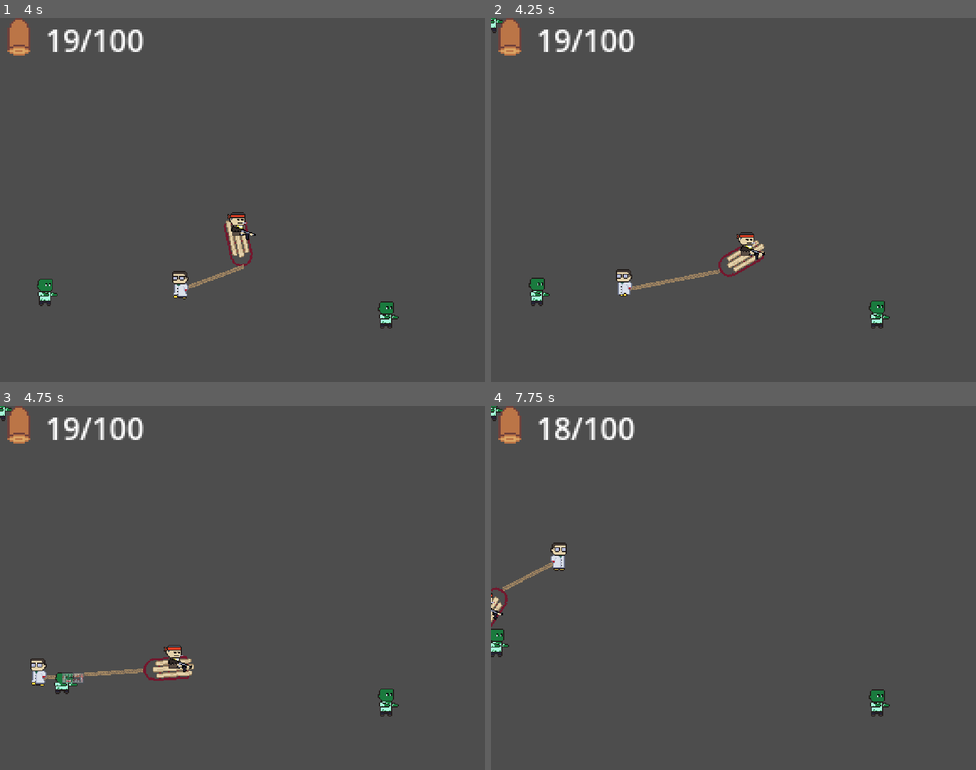
Above: before the commit, frames 1-4 (two rows, left to right).
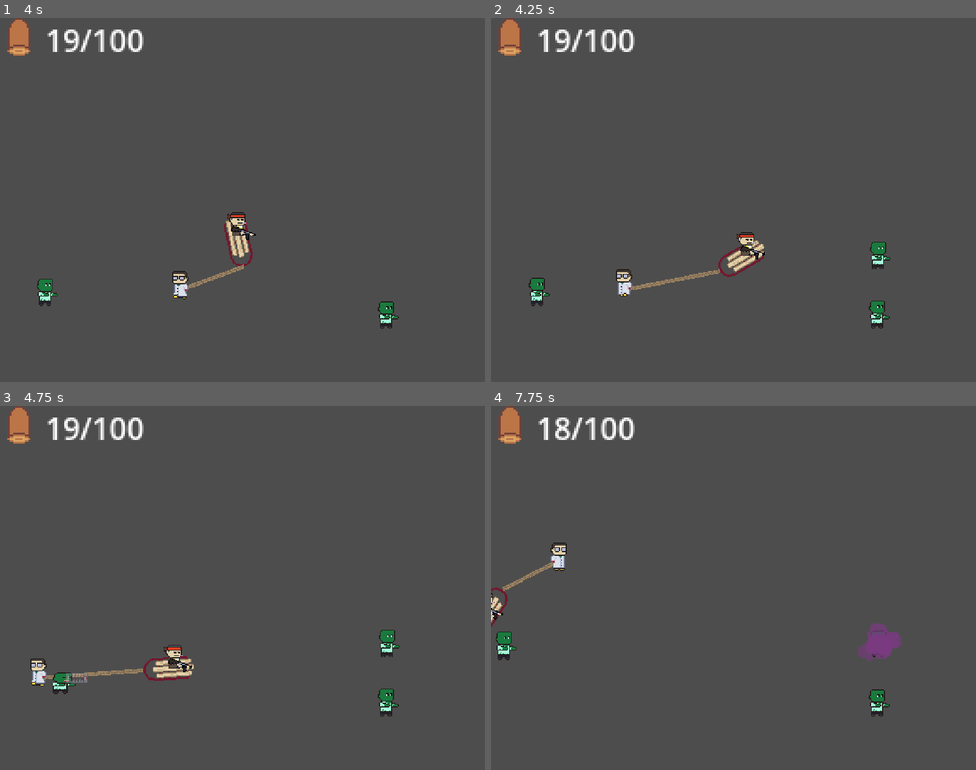
Above: after the commit, the same moments.

Repository: delano-vevo/antigenic-shift
Game: Godot game, scene res://Main.tscn
Two runs of this game, one before a commit and one after it. Both use one fixed random seed, a clock stepped at 60 frames per second and the inputs below.
Inputs (mouse positions are in pixels of both pictures, inside the frame that each line leads up to):
- Up to frame 1 (4 s): tap Enter at 0.5 s; move the mouse to (349, 181) at 0.52 s; hold D (move_right) 0.53-1.28 s; tap Space (shift_player) at 0.6, 1.25, 2.1, 3.6 s; move the mouse to (145, 218) at 1.27 s; hold S (move_down) 1.28-2.03 s; click (145, 218) at 1.35 s; move the mouse to (291, 119) at 2.02 s; hold D (move_right) 2.03-2.78 s; move the mouse to (218, 272) at 2.77 s; hold W (move_up) 2.78-3.53 s; click (218, 272) at 2.85 s; move the mouse to (388, 254) at 3.52 s; hold A (move_left) from 3.53 s (still down)
- Up to frame 2 (4.25 s): keep holding A (move_left); tap U (debug_1) at 4.15 s
- Up to frame 3 (4.75 s): keep holding A (move_left); move the mouse to (97, 533) at 4.27 s; click (97, 533) at 4.35 s
- Up to frame 4 (7.75 s): tap R (reload) at 4.9 s; move the mouse to (757, 588) at 5.02 s; release A (move_left) at 5.03 s; hold S (move_down) 5.03-5.78 s; tap Space (shift_player) at 5.1, 6.6 s; move the mouse to (660, 497) at 5.77 s; hold D (move_right) 5.78-6.53 s; click (660, 497) at 5.85 s; move the mouse to (840, 569) at 6.52 s; hold W (move_up) 6.53-7.28 s; move the mouse to (636, 606) at 7.27 s; hold D (move_right) from 7.28 s (still down); click (636, 606) at 7.35 s

Frame 1 is identical in both runs. In frame 2, 0.3% of the frame differs, in the area x 0-83%, y 0-69%; in frame 3, 0.5%; in frame 4, 0.9%, in the area x 0-85%, y 0-71%.

Commit message:
Implemented more basic trait types, incl. a poison cloud spawning behavior with a framework for status effects (for now, just poison)

Diff:
--- a/Entities/Enemies/BasicZombie/StateMachine/zombie_state_bite.gd
+++ b/Entities/Enemies/BasicZombie/StateMachine/zombie_state_bite.gd
@@ -11,6 +11,7 @@
 	var bite = parent.bite_fx.instantiate()
 	bite.global_position = parent.bite_player.global_position
 	get_tree().get_current_scene().add_child(bite)
+	bite.damage = parent.attack_damage
 	# Debug output
 	print("I bite-a the player!")
 
--- a/Entities/Enemies/BasicZombie/StateMachine/zombie_state_chase.gd
+++ b/Entities/Enemies/BasicZombie/StateMachine/zombie_state_chase.gd
@@ -15,7 +15,7 @@
 	if (nearest_player == null):
 		return idle_state
 	# Make sure the player is still in range
-	if (parent.global_position.distance_to(nearest_player.global_position) > parent.lose_range):
+	if (parent.global_position.distance_to(nearest_player.global_position) > parent.detect_range + parent.lose_range):
 		return idle_state
 	elif (parent.global_position.distance_to(nearest_player.global_position) <= parent.attack_range):
 		# See if the player is within attack range, and if so, apply the attack state
--- /dev/null
+++ b/Entities/Enemies/BasicZombie/StateMachine/zombie_state_dead.gd
@@ -0,0 +1,4 @@
+extends State
+
+func state_entered(parent: Entity) -> void:
+	print("So sorry I died")
--- a/Entities/Enemies/BasicZombie/StateMachine/zombie_state_machine.gd
+++ b/Entities/Enemies/BasicZombie/StateMachine/zombie_state_machine.gd
@@ -4,3 +4,4 @@
 @export var chase_state: State
 @export var charge_state: State
 @export var bite_state: State
+@export var dead_state: State
--- a/Entities/Enemies/BasicZombie/ZombieBasic.tscn
+++ b/Entities/Enemies/BasicZombie/ZombieBasic.tscn
@@ -8,6 +8,7 @@
 [ext_resource type="Script" uid="uid://be0l56scy2wk3" path="res://Entities/Enemies/BasicZombie/StateMachine/zombie_state_chase.gd" id="5_5ibuc"]
 [ext_resource type="Script" uid="uid://7kwxbh0m0vhw" path="res://Entities/Enemies/BasicZombie/StateMachine/zombie_state_charge.gd" id="6_l8qv0"]
 [ext_resource type="Script" uid="uid://cc7c2ht5eeofw" path="res://Entities/Enemies/BasicZombie/StateMachine/zombie_state_bite.gd" id="7_5ibuc"]
+[ext_resource type="Script" uid="uid://dqr7e0ndt1ak5" path="res://Entities/Enemies/BasicZombie/StateMachine/zombie_state_dead.gd" id="9_pk82h"]
 
 [sub_resource type="CapsuleShape2D" id="CapsuleShape2D_lx0oi"]
 radius = 7.0
@@ -266,10 +267,10 @@
 node_connections = [&"output", 0, &"Bite_OneShot", &"Bite_OneShot", 0, &"MoveStateMachine", &"Bite_OneShot", 1, &"Bite_BlendSpace"]
 
 [sub_resource type="CapsuleShape2D" id="CapsuleShape2D_5ibuc"]
-radius = 12.0
-height = 38.0
-
-[node name="Zombie" type="CharacterBody2D" unique_id=1721419513 node_paths=PackedStringArray("sprite", "animation_player", "animation_tree", "state_machine")]
+radius = 14.0
+height = 40.0
+
+[node name="ZombieBasic" type="CharacterBody2D" unique_id=1721419513 node_paths=PackedStringArray("sprite", "animation_player", "animation_tree", "state_machine")]
 collision_layer = 5
 collision_mask = 3
 script = ExtResource("1_lx0oi")
@@ -277,7 +278,7 @@
 sprite = NodePath("Sprite2D")
 move_speed = 30.0
 detect_range = 100.0
-lose_range = 150.0
+lose_range = 50.0
 attack_range = 50.0
 animation_player = NodePath("AnimationPlayer")
 animation_tree = NodePath("AnimationTree")
@@ -296,12 +297,13 @@
 position = Vector2(0, 1)
 shape = SubResource("CapsuleShape2D_lx0oi")
 
-[node name="ZombieStateMachine" type="Node" parent="." unique_id=122128779 node_paths=PackedStringArray("idle_state", "chase_state", "charge_state", "bite_state", "current_state", "parent")]
+[node name="ZombieStateMachine" type="Node" parent="." unique_id=122128779 node_paths=PackedStringArray("idle_state", "chase_state", "charge_state", "bite_state", "dead_state", "current_state", "parent")]
 script = ExtResource("3_lx0oi")
 idle_state = NodePath("Idle")
 chase_state = NodePath("Chase")
 charge_state = NodePath("Charge")
 bite_state = NodePath("Bite")
+dead_state = NodePath("Dead")
 current_state = NodePath("Idle")
 parent = NodePath("..")
 
@@ -331,6 +333,9 @@
 [node name="BiteStateTimeout" type="Timer" parent="ZombieStateMachine/Bite" unique_id=1441750835]
 wait_time = 0.6
 one_shot = true
+
+[node name="Dead" type="Node" parent="ZombieStateMachine" unique_id=1726199023]
+script = ExtResource("9_pk82h")
 
 [node name="AnimationPlayer" type="AnimationPlayer" parent="." unique_id=978278108]
 libraries/ = SubResource("AnimationLibrary_520xa")
--- a/Entities/Enemies/Behaviors/ExplodeOnDeath.tscn
+++ b/Entities/Enemies/Behaviors/ExplodeOnDeath.tscn
@@ -1,7 +1,54 @@
 [gd_scene format=3 uid="uid://c8qk1lpmtpd7w"]
 
 [ext_resource type="Script" uid="uid://cckvjtsup2bc4" path="res://Entities/Enemies/Behaviors/explode_on_death.gd" id="1_a3x6f"]
+[ext_resource type="Texture2D" uid="uid://dgho11h0e3o4e" path="res://Entities/Enemies/Assets/exploded.png" id="2_uap0f"]
+[ext_resource type="Texture2D" uid="uid://lyo8or02c0rh" path="res://VFX/Assets/goop_explosion_particles.png" id="2_vl836"]
 
-[node name="ExplodeOnDeath" type="Node2D" unique_id=1475179133]
+[sub_resource type="CanvasItemMaterial" id="CanvasItemMaterial_uap0f"]
+particles_animation = true
+particles_anim_h_frames = 4
+particles_anim_v_frames = 1
+particles_anim_loop = false
+
+[sub_resource type="ParticleProcessMaterial" id="ParticleProcessMaterial_a3x6f"]
+particle_flag_disable_z = true
+angle_min = -720.0
+angle_max = 720.0
+spread = 180.0
+initial_velocity_min = 60.0
+initial_velocity_max = 100.0
+gravity = Vector3(0, 0, 0)
+linear_accel_min = -100.0
+linear_accel_max = -94.19
+anim_offset_max = 1.0
+
+[sub_resource type="CircleShape2D" id="CircleShape2D_c55ln"]
+radius = 64.0
+
+[node name="ExplodeOnDeath" type="Node2D" unique_id=1475179133 node_paths=PackedStringArray("exploded_sprite", "explode_particles", "damage_area")]
+z_index = -2
 script = ExtResource("1_a3x6f")
+exploded_sprite = NodePath("ExplodedSprite")
+explode_particles = NodePath("GPUParticles2D")
+damage_area = NodePath("DamageArea")
 metadata/_custom_type_script = "uid://dpvs24rjjdtky"
+
+[node name="GPUParticles2D" type="GPUParticles2D" parent="." unique_id=1880990719]
+z_index = -1
+material = SubResource("CanvasItemMaterial_uap0f")
+emitting = false
+amount = 24
+texture = ExtResource("2_vl836")
+lifetime = 10.0
+one_shot = true
+explosiveness = 1.0
+process_material = SubResource("ParticleProcessMaterial_a3x6f")
+
+[node name="DamageArea" type="Area2D" parent="." unique_id=1038439813]
+
+[node name="CollisionShape2D" type="CollisionShape2D" parent="DamageArea" unique_id=1490991177]
+shape = SubResource("CircleShape2D_c55ln")
+
+[node name="ExplodedSprite" type="Sprite2D" parent="." unique_id=1279612412]
+visible = false
+texture = ExtResource("2_uap0f")
--- /dev/null
+++ b/Entities/Enemies/Behaviors/PoisonClouds/PoisonCloud.tscn
@@ -0,0 +1,50 @@
+[gd_scene format=3 uid="uid://bdhott5rlrdxe"]
+
+[ext_resource type="Script" uid="uid://bywbrbam0t2ee" path="res://Entities/Enemies/Behaviors/PoisonClouds/poison_cloud.gd" id="1_u13n6"]
+[ext_resource type="Texture2D" uid="uid://dn48ommoq0jsi" path="res://VFX/Assets/poison_particles.png" id="2_0m2pf"]
+[ext_resource type="PackedScene" uid="uid://dvxkxbyqouai4" path="res://Entities/StatusEffects/PoisonStatus.tscn" id="2_cd0ac"]
+
+[sub_resource type="CircleShape2D" id="CircleShape2D_u13n6"]
+radius = 32.0
+
+[sub_resource type="CanvasItemMaterial" id="CanvasItemMaterial_0m2pf"]
+particles_animation = true
+particles_anim_h_frames = 4
+particles_anim_v_frames = 1
+particles_anim_loop = false
+
+[sub_resource type="Gradient" id="Gradient_0m2pf"]
+colors = PackedColorArray(1, 1, 1, 1, 1, 1, 1, 0)
+
+[sub_resource type="GradientTexture1D" id="GradientTexture1D_dkusn"]
+gradient = SubResource("Gradient_0m2pf")
+
+[sub_resource type="ParticleProcessMaterial" id="ParticleProcessMaterial_u13n6"]
+particle_flag_disable_z = true
+angle_min = 1.0728835e-05
+angle_max = 720.0
+spread = 180.0
+initial_velocity_min = 8.0
+initial_velocity_max = 10.0
+gravity = Vector3(0, 0, 0)
+color_ramp = SubResource("GradientTexture1D_dkusn")
+anim_offset_max = 1.0
+
+[node name="PoisonCloud" type="Area2D" unique_id=1374759853]
+script = ExtResource("1_u13n6")
+poison_status_tscn = ExtResource("2_cd0ac")
+
+[node name="CollisionShape2D" type="CollisionShape2D" parent="." unique_id=2012911199]
+shape = SubResource("CircleShape2D_u13n6")
+
+[node name="GPUParticles2D" type="GPUParticles2D" parent="." unique_id=2136898025]
+material = SubResource("CanvasItemMaterial_0m2pf")
+amount = 24
+texture = ExtResource("2_0m2pf")
+lifetime = 4.0
+process_material = SubResource("ParticleProcessMaterial_u13n6")
+
+[node name="Timeout" type="Timer" parent="." unique_id=1663357372]
+
+[connection signal="body_entered" from="." to="." method="_on_body_entered"]
+[connection signal="timeout" from="Timeout" to="." method="_on_timeout_timeout"]
--- /dev/null
+++ b/Entities/Enemies/Behaviors/PoisonClouds/SpawnPoisonClouds.tscn
@@ -0,0 +1,15 @@
+[gd_scene format=3 uid="uid://bh8mawhywmek7"]
+
+[ext_resource type="Script" uid="uid://b2qcehpwxehw7" path="res://Entities/Enemies/Behaviors/PoisonClouds/spawn_poison_clouds.gd" id="1_5wfsc"]
+[ext_resource type="PackedScene" uid="uid://bdhott5rlrdxe" path="res://Entities/Enemies/Behaviors/PoisonClouds/PoisonCloud.tscn" id="2_wbfqi"]
+
+[node name="SpawnPoisonClouds" type="Node2D" unique_id=944033417]
+script = ExtResource("1_5wfsc")
+poison_cloud_tscn = ExtResource("2_wbfqi")
+metadata/_custom_type_script = "uid://dpvs24rjjdtky"
+
+[node name="NextCloudTimer" type="Timer" parent="." unique_id=1633520939]
+wait_time = 2.0
+autostart = true
+
+[connection signal="timeout" from="NextCloudTimer" to="." method="_on_next_cloud_timer_timeout"]
--- /dev/null
+++ b/Entities/Enemies/Behaviors/PoisonClouds/poison_cloud.gd
@@ -0,0 +1,13 @@
+extends Area2D
+
+@export var poison_status_tscn: PackedScene
+
+# Remove the cloud once it's timed out
+func _on_timeout_timeout() -> void:
+	queue_free()
+
+# Check for an overlap with the player and apply poison if detected
+func _on_body_entered(body: Node2D) -> void:
+	if (body is Player and !body.has_node("PoisonStatus")):
+		print("Poisoned the player! Tehehehe")
+		body.add_child(poison_status_tscn.instantiate())
--- /dev/null
+++ b/Entities/Enemies/Behaviors/PoisonClouds/spawn_poison_clouds.gd
@@ -0,0 +1,11 @@
+extends Behavior
+
+@export var poison_cloud_tscn: PackedScene
+
+# Spawn another poison cloud
+func _on_next_cloud_timer_timeout() -> void:
+	# Don't execute on a dead zombie!
+	if (!get_parent().state_machine.dead_state.is_current_state()):
+		var cloud = poison_cloud_tscn.instantiate()
+		cloud.global_position = global_position
+		get_tree().get_current_scene().add_child(cloud)
--- a/Entities/Enemies/Behaviors/explode_on_death.gd
+++ b/Entities/Enemies/Behaviors/explode_on_death.gd
@@ -1,5 +1,19 @@
 extends Behavior
 ## Implements a damaging AoE explosion on a delay after the enemy is killed
 
+@export var exploded_sprite: Sprite2D
+@export var explode_particles: GPUParticles2D
+@export var damage_area: Area2D
+@export var damage_amount: float = 5.0
+
 func on_death() -> void:
 	print("Boom! I asploded!")
+	# Set the zombie graphics to the exploded zombie texture
+	get_parent().sprite.visible = false
+	exploded_sprite.visible = true
+	# Check the damage area to see if a player was hit
+	for body in damage_area.get_overlapping_bodies():
+		if (body is Player):
+			body.take_damage(damage_amount)
+	# Emit corpse explosion particles
+	explode_particles.emitting = true
--- /dev/null
+++ b/Entities/Enemies/Traits/damage_resist.tres
@@ -0,0 +1,10 @@
+[gd_resource type="Resource" script_class="Trait" format=3 uid="uid://rrpnkxndiq06"]
+
+[ext_resource type="Script" uid="uid://dslisp866qif6" path="res://Entities/Enemies/Traits/trait.gd" id="1_dvano"]
+
+[resource]
+script = ExtResource("1_dvano")
+trait_type = 1
+trait_stat = 3
+trait_amount = 0.2
+metadata/_custom_type_script = "uid://dslisp866qif6"
--- /dev/null
+++ b/Entities/Enemies/Traits/damage_up.tres
@@ -0,0 +1,10 @@
+[gd_resource type="Resource" script_class="Trait" format=3 uid="uid://cfjkllji2wltn"]
+
+[ext_resource type="Script" uid="uid://dslisp866qif6" path="res://Entities/Enemies/Traits/trait.gd" id="1_albjn"]
+
+[resource]
+script = ExtResource("1_albjn")
+trait_type = 1
+trait_stat = 2
+trait_amount = 2.0
+metadata/_custom_type_script = "uid://dslisp866qif6"
--- a/Entities/Enemies/Traits/explode_on_death.tres
+++ b/Entities/Enemies/Traits/explode_on_death.tres
@@ -1,24 +1,9 @@
 [gd_resource type="Resource" script_class="Trait" format=3 uid="uid://cdy40uqpuexgl"]
 
-[ext_resource type="Script" uid="uid://cckvjtsup2bc4" path="res://Entities/Enemies/Behaviors/explode_on_death.gd" id="1_2bbam"]
+[ext_resource type="PackedScene" uid="uid://c8qk1lpmtpd7w" path="res://Entities/Enemies/Behaviors/ExplodeOnDeath.tscn" id="1_2bbam"]
 [ext_resource type="Script" uid="uid://dslisp866qif6" path="res://Entities/Enemies/Traits/trait.gd" id="1_6rwoe"]
-
-[sub_resource type="PackedScene" id="PackedScene_jgork"]
-_bundled = {
-"conn_count": 0,
-"conns": PackedInt32Array(),
-"editable_instances": [],
-"id_paths": [],
-"names": PackedStringArray("ExplodeOnDeath", "Node2D", "script", "metadata/_custom_type_script"),
-"node_count": 1,
-"node_ids": PackedInt32Array(1475179133),
-"node_paths": [],
-"nodes": PackedInt32Array(-1, -1, 1, 0, -1, 2, 2, 0, 3, 1, 0),
-"variants": [ExtResource("1_2bbam"), "uid://dpvs24rjjdtky"],
-"version": 3
-}
 
 [resource]
 script = ExtResource("1_6rwoe")
-behavior = SubResource("PackedScene_jgork")
+behavior = ExtResource("1_2bbam")
 metadata/_custom_type_script = "uid://dslisp866qif6"
--- /dev/null
+++ b/Entities/Enemies/Traits/hp_up_percent.tres
@@ -0,0 +1,9 @@
+[gd_resource type="Resource" script_class="Trait" format=3 uid="uid://dwqs1tyh63l3p"]
+
+[ext_resource type="Script" uid="uid://dslisp866qif6" path="res://Entities/Enemies/Traits/trait.gd" id="1_yy5t2"]
+
+[resource]
+script = ExtResource("1_yy5t2")
+trait_type = 2
+trait_amount = 2.0
+metadata/_custom_type_script = "uid://dslisp866qif6"
--- /dev/null
+++ b/Entities/Enemies/Traits/spawn_poison_clouds.tres
@@ -0,0 +1,9 @@
+[gd_resource type="Resource" script_class="Trait" format=3 uid="uid://cdpje7abgbf4c"]
+
+[ext_resource type="Script" uid="uid://dslisp866qif6" path="res://Entities/Enemies/Traits/trait.gd" id="1_2huee"]
+[ext_resource type="PackedScene" uid="uid://bh8mawhywmek7" path="res://Entities/Enemies/Behaviors/PoisonClouds/SpawnPoisonClouds.tscn" id="1_h73ma"]
+
+[resource]
+script = ExtResource("1_2huee")
+behavior = ExtResource("1_h73ma")
+metadata/_custom_type_script = "uid://dslisp866qif6"
--- a/Entities/Enemies/Traits/trait.gd
+++ b/Entities/Enemies/Traits/trait.gd
@@ -2,6 +2,8 @@
 extends Resource
 ## Implements a specialized Trait that will be part of a ViralStrain, defining the
 ## behaviours and stats of all zombies infected with that particular strain
+## Note that percentage types already have the first 100% baked in - that is, a value of
+## 0.2 in a percentage increase trait will multiply the stat by 1.2, NOT by 0.2
 
 ## Trait type
 @export var trait_type: Enum.TraitType ## The Type of trait (defined in Enum.TraitType)
@@ -25,4 +27,4 @@
 		zombie.set(Global.STAT_NAMES[trait_stat], zombie.get(Global.STAT_NAMES[trait_stat]) + trait_amount)
 	elif (trait_type == Enum.TraitType.STAT_CHANGE_PERCENT):
 		# Apply a percentage change to the provided stat
-		zombie.set(Global.STAT_NAMES[trait_stat], zombie.get(Global.STAT_NAMES[trait_stat]) * trait_amount)
+		zombie.set(Global.STAT_NAMES[trait_stat], zombie.get(Global.STAT_NAMES[trait_stat]) * (1+trait_amount))
--- a/Entities/Enemies/ViralStrains/ViralStrain1.tscn
+++ b/Entities/Enemies/ViralStrains/ViralStrain1.tscn
@@ -3,11 +3,11 @@
 [ext_resource type="Script" uid="uid://dhls5in6xfbc0" path="res://Entities/Enemies/ViralStrains/viral_strain.gd" id="1_v80ck"]
 [ext_resource type="Script" uid="uid://dslisp866qif6" path="res://Entities/Enemies/Traits/trait.gd" id="2_5a51b"]
 [ext_resource type="PackedScene" uid="uid://cqhesercpyg1q" path="res://Entities/Enemies/BasicZombie/ZombieBasic.tscn" id="2_mld20"]
-[ext_resource type="Resource" uid="uid://eds2pbdb0luw" path="res://Entities/Enemies/Traits/hp_up.tres" id="3_mld20"]
-[ext_resource type="Resource" uid="uid://cdy40uqpuexgl" path="res://Entities/Enemies/Traits/explode_on_death.tres" id="5_qgyxx"]
+[ext_resource type="Resource" uid="uid://cdpje7abgbf4c" path="res://Entities/Enemies/Traits/spawn_poison_clouds.tres" id="5_qgyxx"]
+[ext_resource type="Resource" uid="uid://cfjkllji2wltn" path="res://Entities/Enemies/Traits/damage_up.tres" id="6_fdi2o"]
 
 [node name="ViralStrain1" type="Node2D" unique_id=1554667474]
 script = ExtResource("1_v80ck")
 zombie_base_tscn = ExtResource("2_mld20")
-traits = Array[ExtResource("2_5a51b")]([ExtResource("3_mld20"), ExtResource("5_qgyxx")])
+traits = Array[ExtResource("2_5a51b")]([ExtResource("6_fdi2o"), ExtResource("5_qgyxx")])
 metadata/_custom_type_script = "uid://dhls5in6xfbc0"
--- a/Entities/Enemies/enemy.gd
+++ b/Entities/Enemies/enemy.gd
@@ -8,7 +8,7 @@
 ## Gameplay variables
 @export var move_speed: float = 1.0
 @export var detect_range: float = 1.0 ## The range at which a zombie will detect a player # TODO: make this line of sight
-@export var lose_range: float = 1.0 ## The range at which a zombie will lose interest and quit chasing a player
+@export var lose_range: float = 1.0 ## The EXTRA range (on top of detect_range) that the enemy will pursue from once the player is spotted
 @export var damage_resist: float = 0.0 ## The enemy's resistance to incoming damage (as a percentage out of 100)
 @export var attack_damage: float = 1.0 ## The amount of damage the enemy does when attacking a player
 @export var attack_range: float = 20.0 ## The range at which the enemy will attempt to attack a player
@@ -18,17 +18,25 @@
 ## at least this basic functionality for reacting to gunshots
 func get_shot(gunshot: Gunshot) -> void:
 	# The simplest possible "take-damage-then-die" effect
-	hp -= gunshot.damage_amt
+	# Apply damage damping from damage_resist trait
+	take_damage(gunshot.damage_amt)
+
+## Take in some amount of damage from an outside source and apply logic
+func take_damage(amount: float) -> void:
+	var damage_taken: float = amount * (1-clamp(damage_resist,0,Global.MAX_DAMAGE_RESIST))
+	hp -= damage_taken
 	if (hp <= 0):
 		die()
 
 ## Called when the zombie is killed to handle death logic
 func die() -> void:
-	# Trigger all on_death Behaviors
-	for behavior in behaviors:
-		behavior.on_death()
-	# Remove from the scene tree
-	queue_free()
+	# Don't die more than once, of course
+	if (!state_machine.dead_state.is_current_state()):
+		# Trigger all on_death Behaviors
+		for behavior in behaviors:
+			behavior.on_death()
+		# Set to dead state, which should be implemented in ALL enemies
+		state_machine.set_state(state_machine.dead_state)
 
 ## Called when the enemy attempts to attack the player
 func do_attack() -> void:
--- /dev/null
+++ b/Entities/StatusEffects/PoisonStatus.tscn
@@ -0,0 +1,16 @@
+[gd_scene format=3 uid="uid://dvxkxbyqouai4"]
+
+[ext_resource type="Script" uid="uid://do8g00d58g04i" path="res://Entities/StatusEffects/poison_status.gd" id="1_o0hwn"]
+
+[node name="PoisonStatus" type="Node2D" unique_id=1506771063 node_paths=PackedStringArray("effect_timeout", "effect_tick")]
+script = ExtResource("1_o0hwn")
+effect_timeout = NodePath("Timeout")
+effect_tick = NodePath("Tick")
+
+[node name="Timeout" type="Timer" parent="." unique_id=390961020]
+wait_time = 4.0
+autostart = true
+
+[node name="Tick" type="Timer" parent="." unique_id=421071577]
+wait_time = 0.25
+autostart = true
--- /dev/null
+++ b/Entities/StatusEffects/poison_status.gd
@@ -0,0 +1,6 @@
+extends StatusEffect
+
+@export var poison_damage: float = 0.1
+
+func do_tick() -> void:
+	get_parent().take_damage(poison_damage)
--- /dev/null
+++ b/Entities/StatusEffects/status_effect.gd
@@ -0,0 +1,24 @@
+class_name StatusEffect
+extends Node2D
+## Implements a basic status effect that gets added as a child of an Entity
+## in order to apply some sort of effect over time
+
+@export var effect_timeout: Timer ## A Timer that controls when this effect should timeout and disappear
+@export var effect_tick: Timer ## A Timer that controls how often a "tick" of the status effect should occur
+
+func _ready() -> void:
+	effect_timeout.timeout.connect(_on_effect_timeout_timeout)
+	effect_tick.timeout.connect(_on_effect_tick_timeout)
+
+## Delete the effect on timeout
+func _on_effect_timeout_timeout() -> void:
+	queue_free()
+
+## Apply a tick of the status effect
+func _on_effect_tick_timeout() -> void:
+	do_tick()
+
+## Implemented in child classes, this is the function that determines
+## what exactly a "tick" of the status effect entails
+func do_tick() -> void:
+	pass
--- a/Global/enum.gd
+++ b/Global/enum.gd
@@ -12,5 +12,6 @@
 	HP,
 	MOVE_SPEED,
 	ATTACK_DAMAGE,
-	DAMAGE_RESIST
+	DAMAGE_RESIST,
+	DETECT_RANGE,
 }
--- a/Global/global.gd
+++ b/Global/global.gd
@@ -1,4 +1,6 @@
 extends Node
+
+const MAX_DAMAGE_RESIST: float = 0.9
 
 ## Maps enum values from EnemyStats to the actual string name of the property
 ## in the Enemy nodes for access with enemy.set() and enemy.get()
@@ -7,4 +9,5 @@
 	Enum.EnemyStats.MOVE_SPEED: "move_speed",
 	Enum.EnemyStats.ATTACK_DAMAGE: "attack_damage",
 	Enum.EnemyStats.DAMAGE_RESIST: "damage_resist",
+	Enum.EnemyStats.DETECT_RANGE: "detect_range",
 }
--- a/main.gd
+++ b/main.gd
@@ -1,5 +1,8 @@
 extends Node2D
 ## The main game controller, responsible for the synthesis and handling of the game systems
+
+## Resource loads
+@onready var viral_strain = preload("res://Entities/Enemies/ViralStrains/viral_strain.gd")
 
 ## Editor nodes
 @export var player_controller: Node2D
@@ -15,7 +18,8 @@
 ## Game loop
 func _process(delta: float) -> void:
 	if (Input.is_action_just_pressed("debug_1")):
-		spawn_zombie()
+		var nz = spawn_zombie()
+		nz.global_position = get_global_mouse_position()
 
 ## Determines the nearest player entity (between gunner & scientist) to a specific
 ## GLOBAL position within world space and returns it (or null if an error is encountered)
@@ -34,6 +38,13 @@
 
 ## Spawns a zombie from a specific ViralStrain at a provided index
 ## Default - will just spawn using the first Strain in the array
-func spawn_zombie(strain_idx: int = 0) -> void:
+func spawn_zombie(strain_idx: int = 0) -> Enemy:
 	var new_zombie = viral_strains[strain_idx].spawn_zombie()
 	add_child(new_zombie)
+	return new_zombie
+
+## Combines two ViralStrains into a novel strain
+func combine_strains(strain_a: ViralStrain, strain_b: ViralStrain) -> ViralStrain:
+	var strain = viral_strain.new()
+	add_child(strain)
+	return null
Binary file added: Aseprite/particles/goop_explosion_particles.aseprite
Binary file added: Aseprite/particles/poison_particles.aseprite
Binary file added: Aseprite/vfx/exploded.aseprite
Binary file added: Entities/Enemies/Assets/exploded.png
Not shown, added: Entities/Enemies/Assets/exploded.png.import
Not shown, added: Entities/Enemies/BasicZombie/StateMachine/zombie_state_dead.gd.uid
Not shown, added: Entities/Enemies/Behaviors/PoisonClouds/poison_cloud.gd.uid
Not shown, added: Entities/Enemies/Behaviors/PoisonClouds/spawn_poison_clouds.gd.uid
Not shown, added: Entities/StatusEffects/poison_status.gd.uid
Not shown, added: Entities/StatusEffects/status_effect.gd.uid
Binary file added: VFX/Assets/goop_explosion_particles.png
Not shown, added: VFX/Assets/goop_explosion_particles.png.import
(and 2 more such lines)
